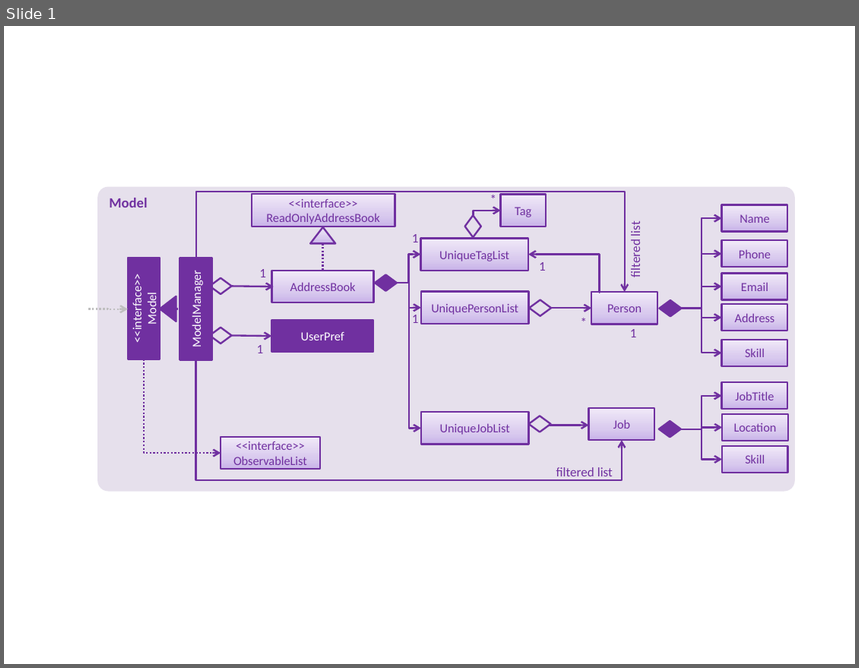
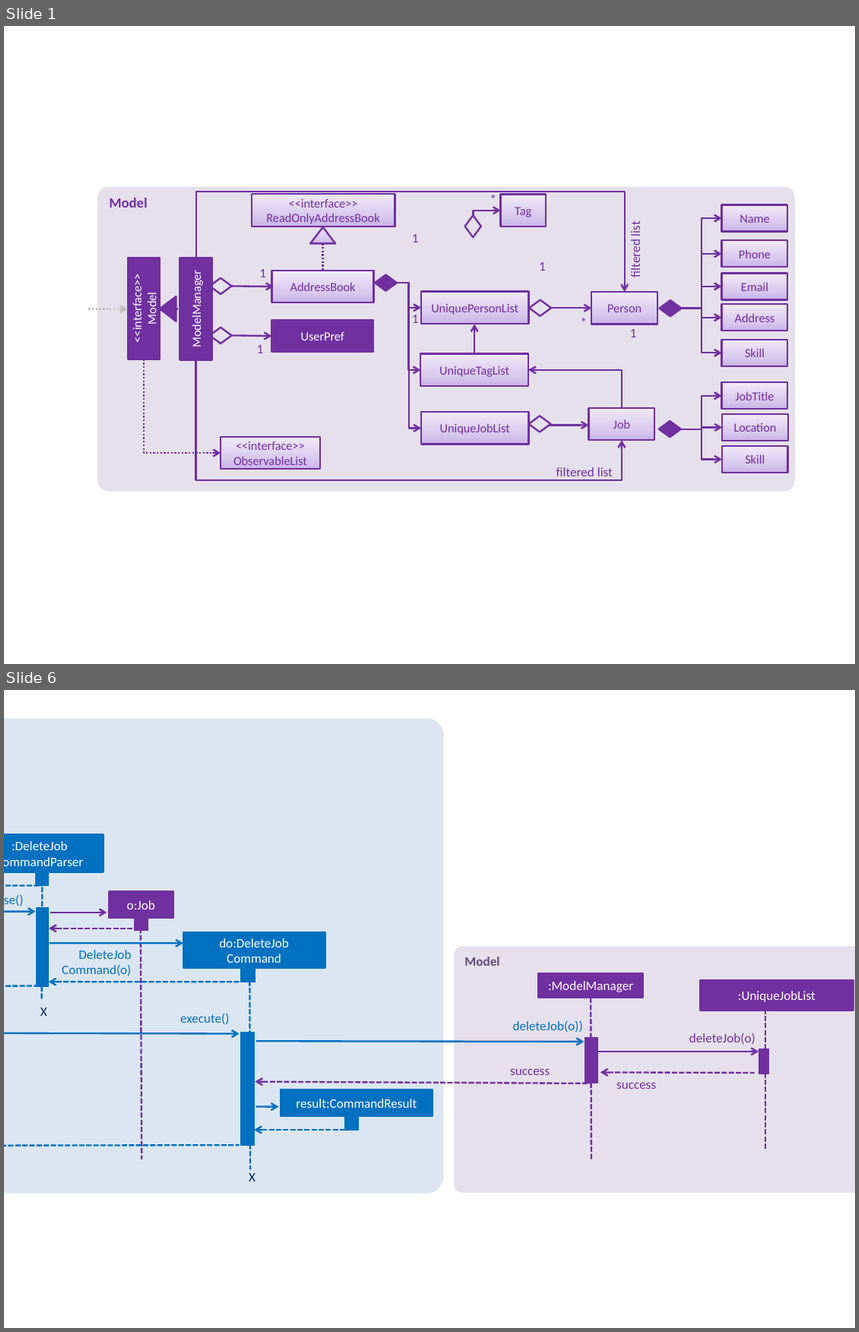
Before and after one commit to tiny767/main, a slide deck: docs/diagrams/ModelComponentClassDiagram.pptx. Shown one above the other, each under a label of ours: slide 1 before the commit, slides 1 and 6 after it; the slides between them are not shown. The pictures are 859x668 and 859x1332 pixels, drawn with LibreOffice and Linux fonts; fonts in the diff are those of the drawing. Boxes give left, top, right and bottom in pixels: in the first picture for what was removed or moved away, otherwise in the second. Text is boxed around its words. In the diff, an @@ line names an element or a change of style, - is before the commit and + after.

```diff
--- a/docs/diagrams/ModelComponentClassDiagram.pptx
+++ b/docs/diagrams/ModelComponentClassDiagram.pptx
@@ slide 6 added at (4, 690, 855, 1328), background #FFFFFF @@
@@ group added at (4, 718, 855, 1193): 15 arrows, 14 rectangles, 9 texts, 5 lines, 2 rounded rectangles @@
+Model
+Logic
+deleteJob(o))
+:ModelManager
+X
+do:DeleteJob
+Command
+:UniqueJobList
+deleteJob(o)
+success
+success
+:DeleteJob
+CommandParser
+DeleteJob
+Command(o)
+X
+execute()
+result:CommandResult
+o:Job
+parse()
@@ slide 1 changed as well @@
@@ elbow arrow moved from (397, 283) - (421, 254) to (397, 283) - (421, 370) @@
@@ elbow arrow added from (474, 354) to (474, 324), #7030A0 1.5 pt @@
@@ rectangle "UniqueTagList": place and size @@
-rectangle "UniqueTagList" at (421, 238, 529, 270)
+rectangle "UniqueTagList" at (421, 354, 529, 386)
@@ elbow arrow moved from (599, 294) - (528, 254) to (622, 408) - (528, 370) @@
```
Also in this commit, not shown: 6 other slides added, 2 other files.
